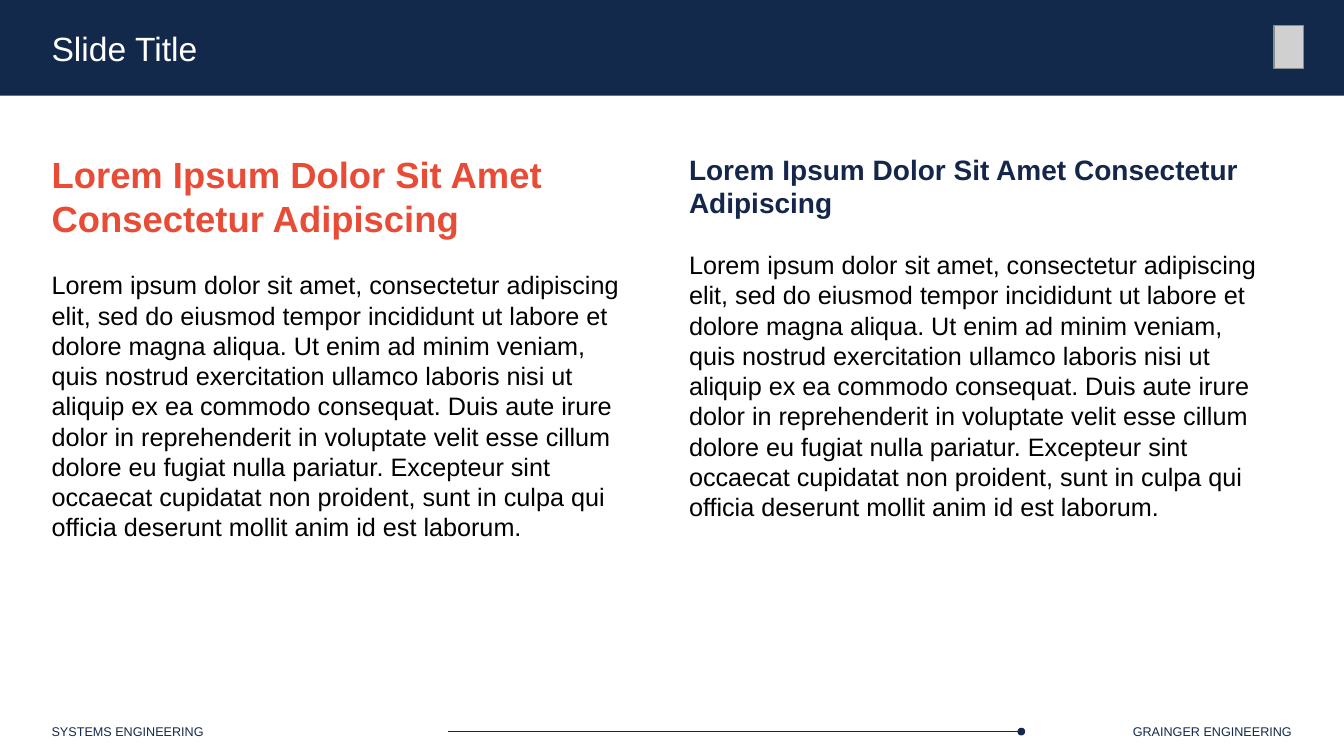
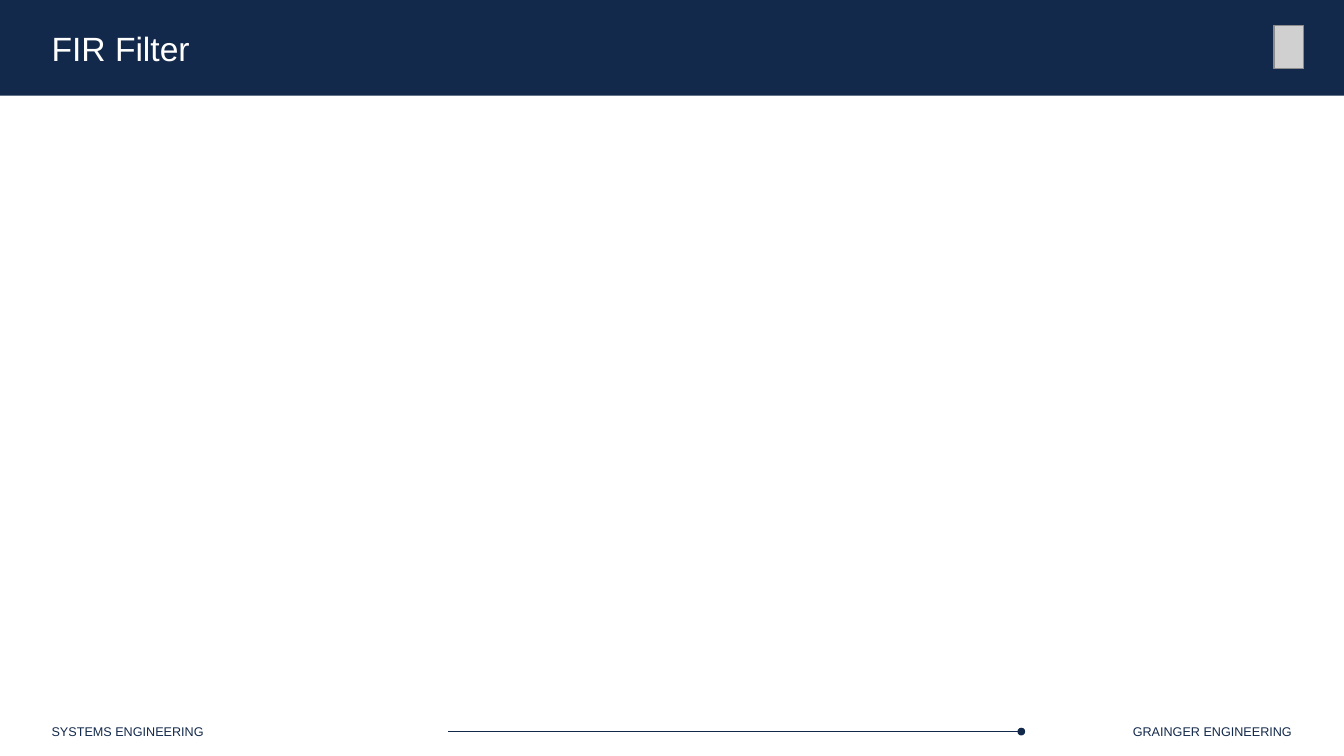
Before and after one commit to Marius-Juston/SE-423---Class-Material, a slide deck: slide 32 of Lectures/Slides/L8-9.pptx (slide 11 before the commit). Drawn at 1344x756 pixels with LibreOffice and Linux fonts; fonts in the diff are those of the drawing; grey boxes stand for pictures. Boxes give left, top, right and bottom in pixels: in the first picture for what was removed or moved away, otherwise in the second. Text is boxed around its words. In the diff, an @@ line names an element or a change of style, - is before the commit and + after.

```diff
--- a/Lectures/Slides/L8-9.pptx
+++ b/Lectures/Slides/L8-9.pptx
@@ text at <box>52,36,190,62</box>: text changed @@
-Slide Title
+FIR Filter
@@ text removed at <box>52,161,619,537</box> @@
-Lorem Ipsum Dolor Sit Amet Consectetur Adipiscing
-Lorem ipsum dolor sit amet, consectetur adipiscing elit, sed do eiusmod tempor incididunt ut labore et dolore magna aliqua. Ut enim ad minim veniam, quis nostrud exercitation ullamco laboris nisi ut aliquip ex ea commodo consequat. Duis aute irure dolor in reprehenderit in voluptate velit esse cillum dolore eu fugiat nulla pariatur. Excepteur sint occaecat cupidatat non proident, sunt in culpa qui officia deserunt mollit anim id est laborum.
@@ text removed at <box>689,159,1256,517</box> @@
-Lorem Ipsum Dolor Sit Amet Consectetur Adipiscing
-Lorem ipsum dolor sit amet, consectetur adipiscing elit, sed do eiusmod tempor incididunt ut labore et dolore magna aliqua. Ut enim ad minim veniam, quis nostrud exercitation ullamco laboris nisi ut aliquip ex ea commodo consequat. Duis aute irure dolor in reprehenderit in voluptate velit esse cillum dolore eu fugiat nulla pariatur. Excepteur sint occaecat cupidatat non proident, sunt in culpa qui officia deserunt mollit anim id est laborum.
```
Also in this commit, not shown: 4 other slides changed, 31 slides added, 8 slides removed.
